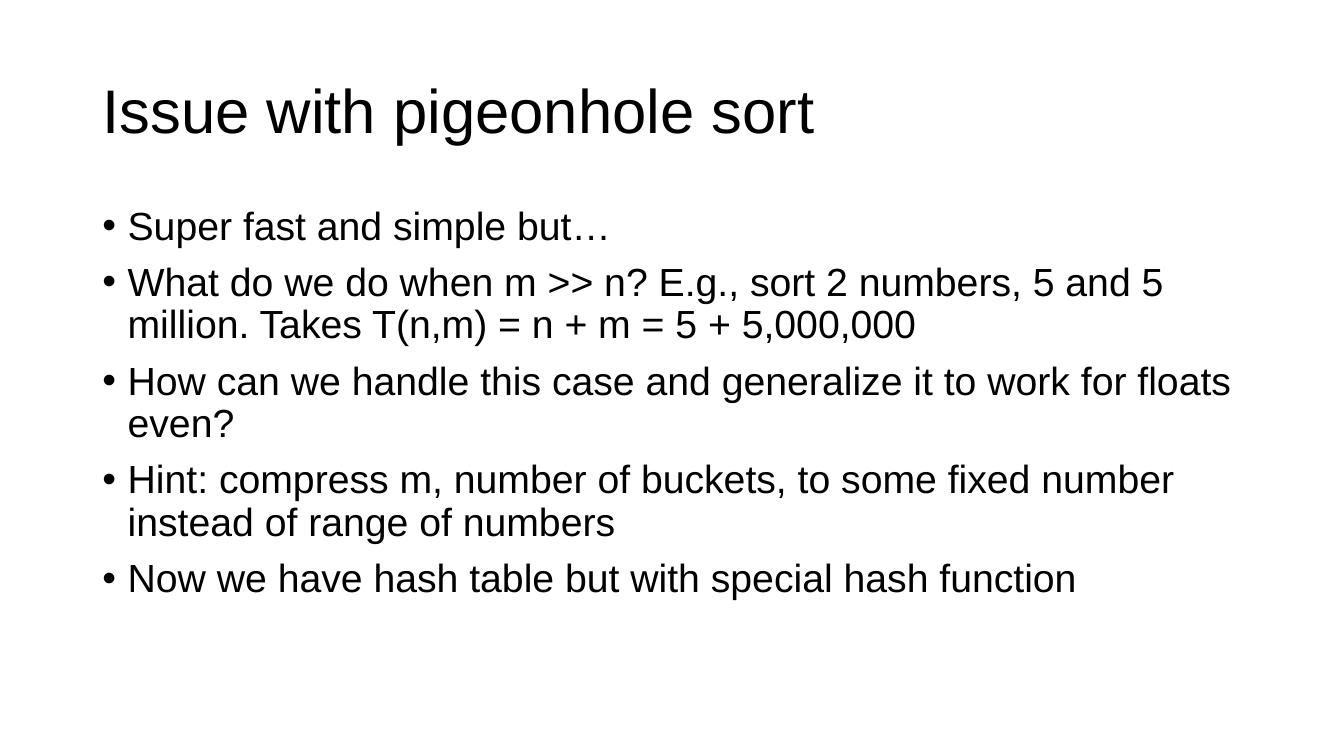
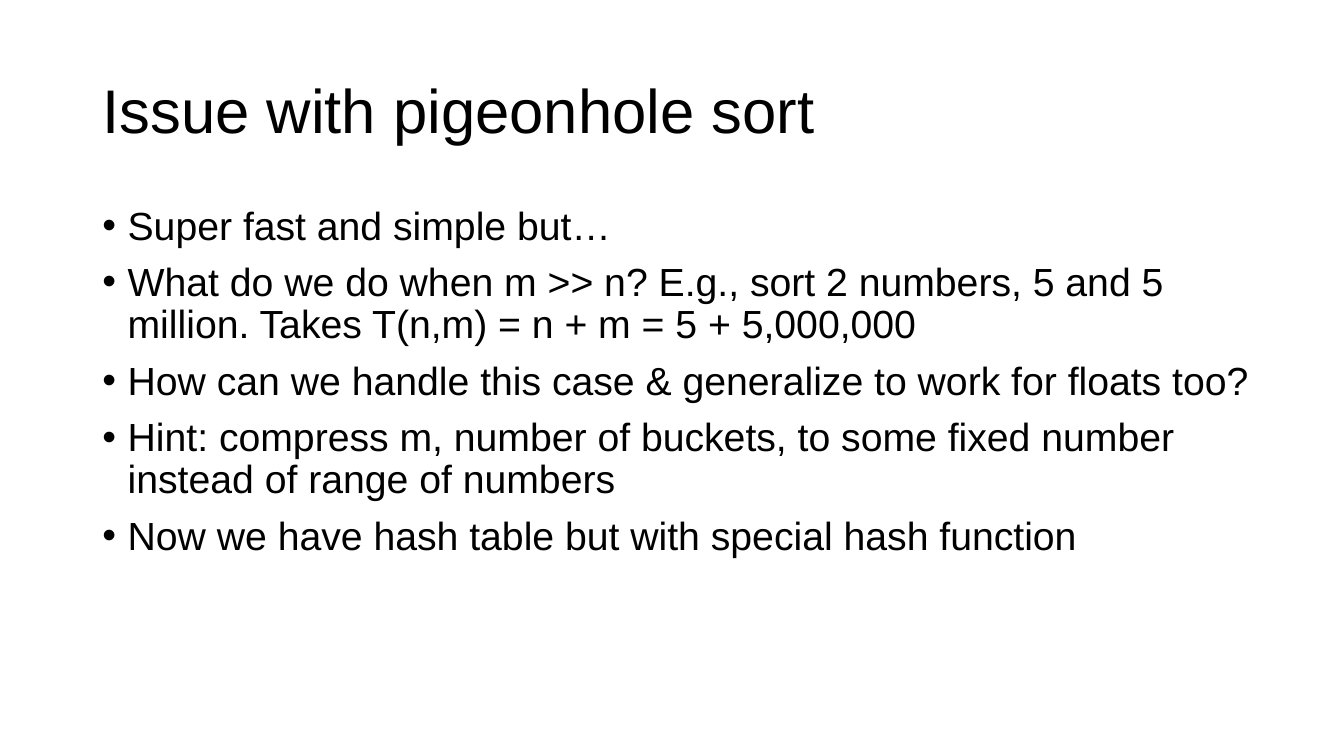
Before and after one commit to parrt/msds689, a slide deck: slide 11 of notes/sorting.pptx. Drawn at 1344x756 pixels with LibreOffice and Linux fonts; fonts in the diff are those of the drawing; background and template pictures are left out. Boxes give left, top, right and bottom in pixels: in the first picture for what was removed or moved away, otherwise in the second. Text is boxed around its words. In the diff, an @@ line names an element or a change of style, - is before the commit and + after.

```diff
--- a/notes/sorting.pptx
+++ b/notes/sorting.pptx
@@ text at box(128, 366, 1248, 403): text changed @@
-• How can we handle this case and generalize it to work for floats even?
+• How can we handle this case & generalize to work for floats too?
```
Also in this commit, not shown: 7 other slides changed, 5 other files.
